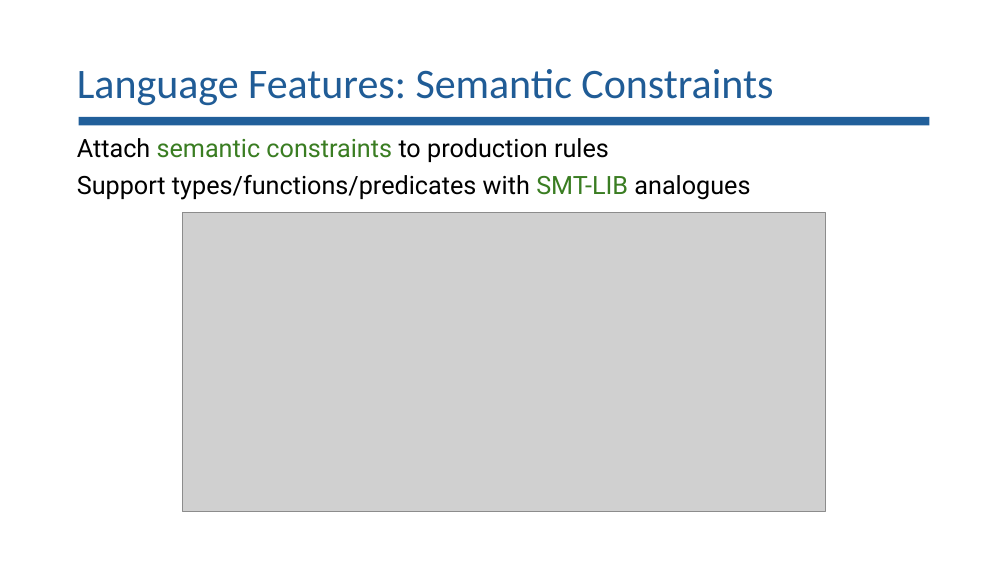
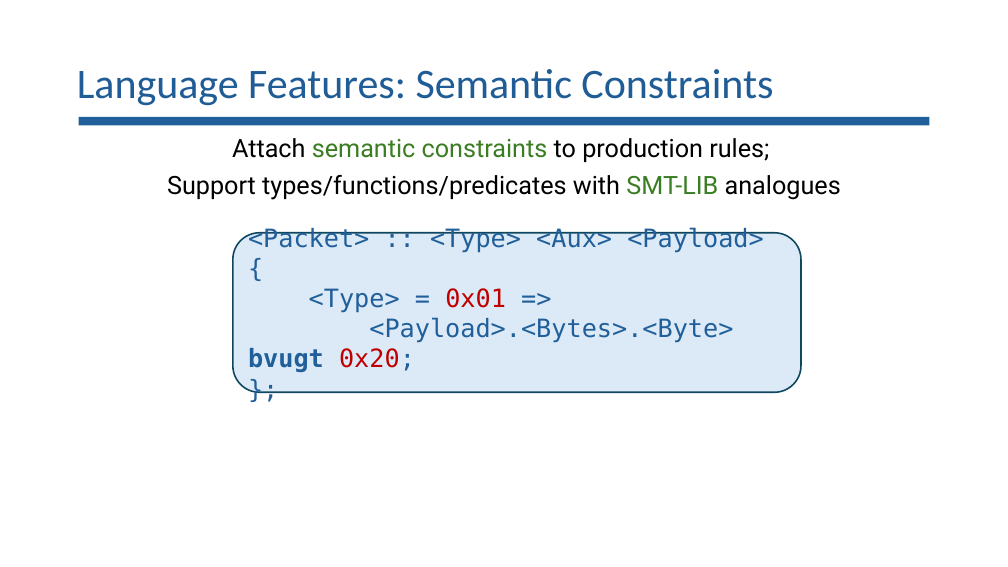
Before and after one commit to lorchrob/goblin_slides, a slide deck: slide 36 of goblin_slides.pptx. Drawn at 1008x567 pixels with LibreOffice and Linux fonts; fonts in the diff are those of the drawing; grey boxes stand for pictures. Boxes give left, top, right and bottom in pixels: in the first picture for what was removed or moved away, otherwise in the second. Text is boxed around its words. In the diff, an @@ line names an element or a change of style, - is before the commit and + after.

```diff
--- a/goblin_slides.pptx
+++ b/goblin_slides.pptx
@@ text at [232,138,769,162]: text changed @@
-Attach semantic constraints to production rules
+Attach semantic constraints to production rules;
@@ text at [167,175,841,200]: alignment left to centre @@
@@ picture removed at [183,212,826,512] @@
@@ rounded rectangle added at [233,233,802,392], fill #DCEAF7, outline #104760 1.5 pt, 24 pt, text #215F9A @@
+<Packet> :: <Type> <Aux> <Payload>
+{
+<Type> = 0x01 =>
+<Payload>.<Bytes>.<Byte> bvugt 0x20;
+};
```
Also in this commit, not shown: 10 other slides changed, 1 slide added.
